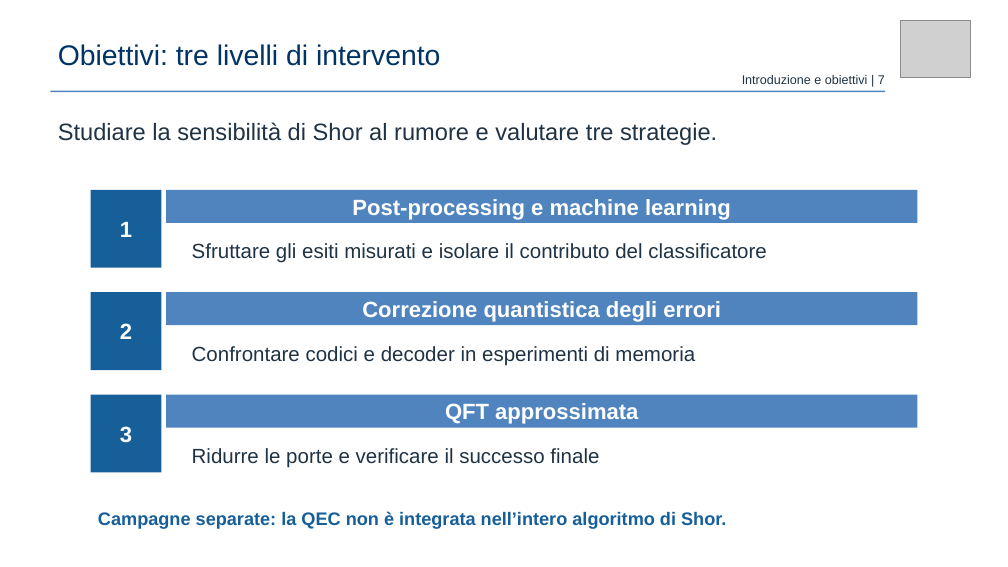
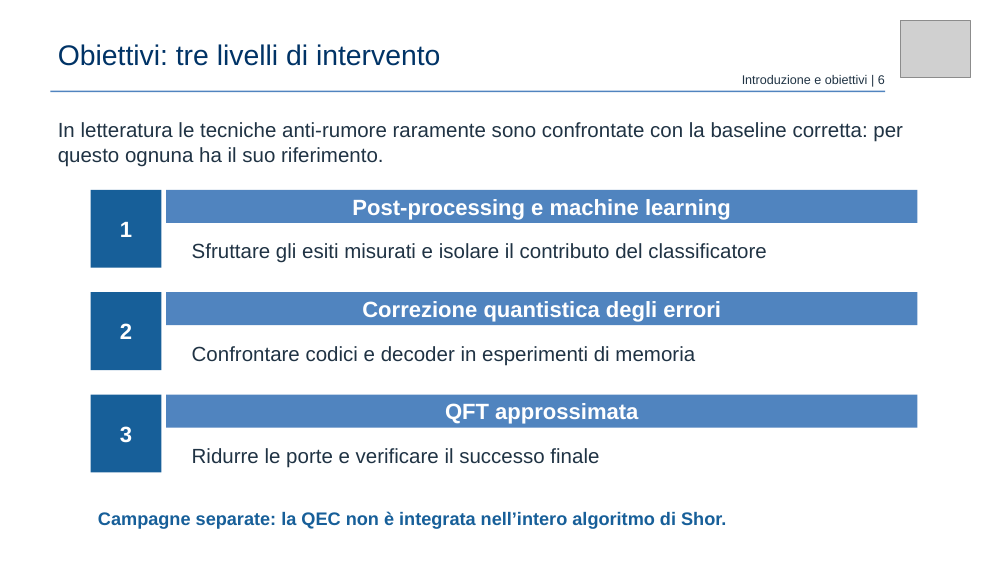
Before and after one commit to claudio-dragotta/shor-nisq-qec-thesis, a slide deck: slide 6 of presentazione/pptx prova/Dragotta Claudio.pptx (slide 7 before the commit). Drawn at 1008x567 pixels with LibreOffice and Linux fonts; fonts in the diff are those of the drawing; grey boxes stand for pictures. Boxes give left, top, right and bottom in pixels: in the first picture for what was removed or moved away, otherwise in the second. Text is boxed around its words. In the diff, an @@ line names an element or a change of style, - is before the commit and + after.

```diff
--- a/presentazione/pptx prova/Dragotta Claudio.pptx
+++ b/presentazione/pptx prova/Dragotta Claudio.pptx
@@ text at <box>742,75,885,84</box>: text changed @@
-Introduzione e obiettivi | 7
+Introduzione e obiettivi | 6
@@ text at <box>58,122,903,167</box>: text changed; size 22.5 to 19.5 pt @@
-Studiare la sensibilità di Shor al rumore e valutare tre strategie.
+In letteratura le tecniche anti-rumore raramente sono confrontate con la baseline corretta: per questo ognuna ha il suo riferimento.
```
Also in this commit, not shown: 16 other slides changed, 1 slide added, 1 slide removed, 5 other files.
